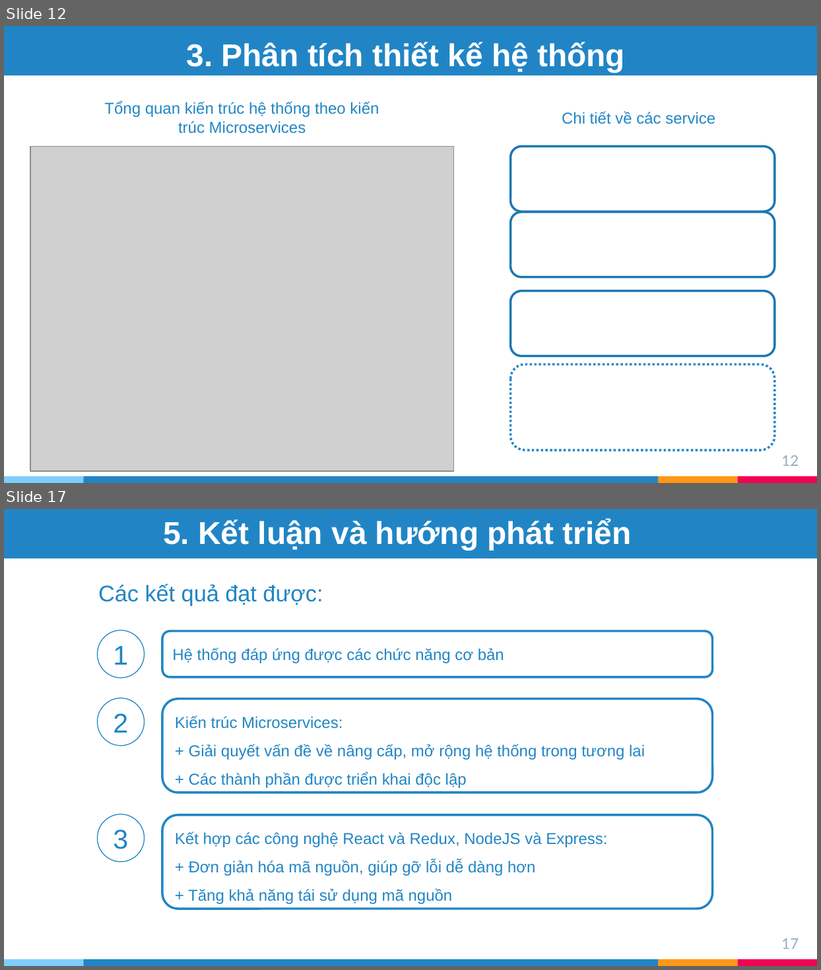
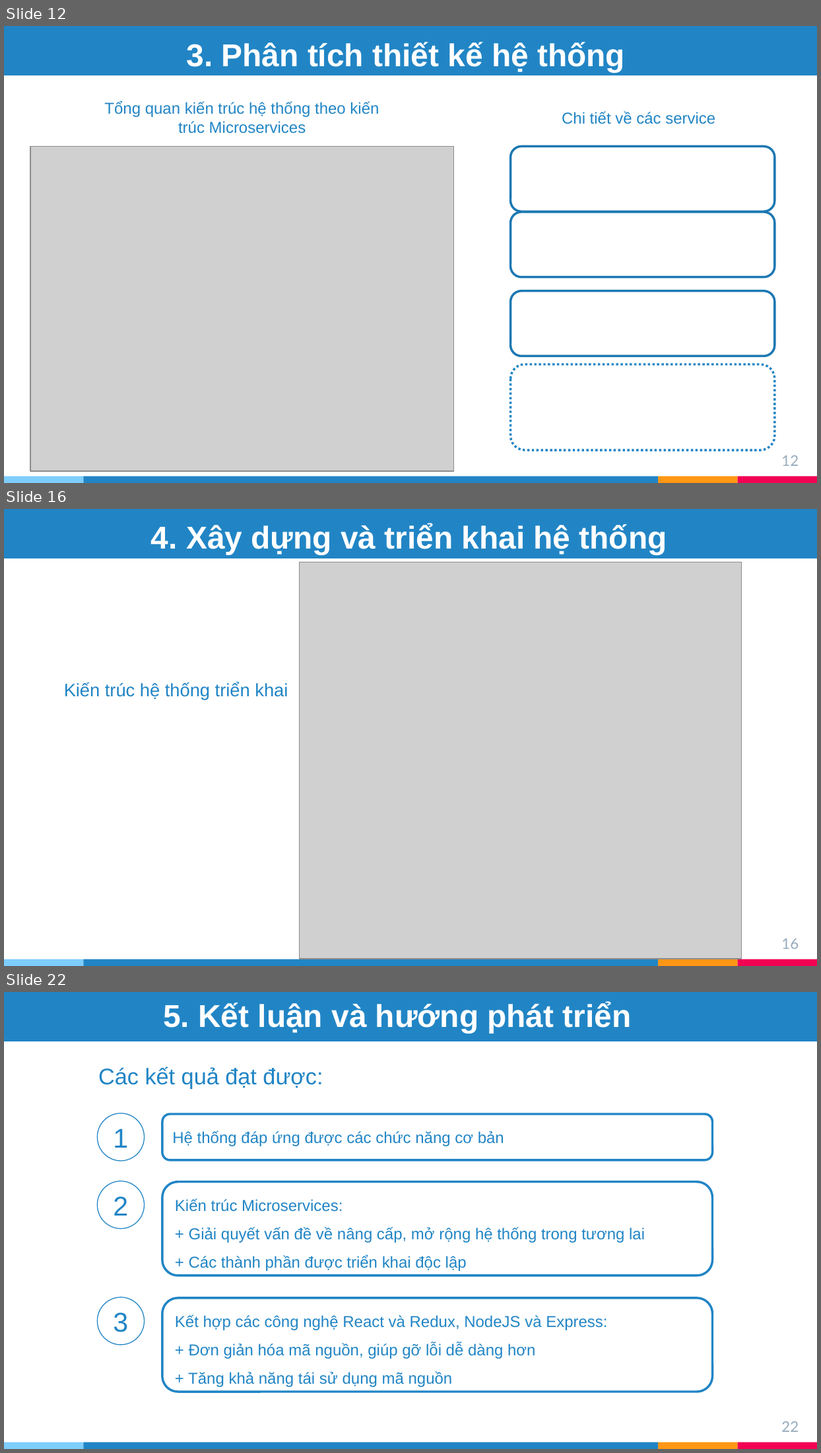
Before and after one commit to tranphuongthao2405/finalproject, a slide deck: report/slide ĐATN - Trần Phương Thảo - 20173383.pptx. Shown one above the other, each under a label of ours: slides 12 and 17 before the commit, slides 12, 16 and 22 after it; the slides between them are not shown. The pictures are 821x970 and 821x1453 pixels, drawn with LibreOffice and Linux fonts; fonts in the diff are those of the drawing; grey boxes stand for pictures. Boxes give left, top, right and bottom in pixels: in the first picture for what was removed or moved away, otherwise in the second. Text is boxed around its words. In the diff, an @@ line names an element or a change of style, - is before the commit and + after.

```diff
--- a/report/slide ĐATN - Trần Phương Thảo - 20173383.pptx
+++ b/report/slide ĐATN - Trần Phương Thảo - 20173383.pptx
@@ slide 16 added at (4, 509, 817, 966), background #FFFFFF; not listed: 4 template elements that a slide beside it also shows @@
@@ rectangle added at (4, 509, 817, 558), fill #2185C5, outline #2185C5 2 pt @@
@@ title added at (151, 524, 667, 555), 28 pt, text #FFFFFF, bold @@
+4. Xây dựng và triển khai hệ thống
@@ picture added at (299, 562, 741, 958) @@
@@ text added at (64, 683, 288, 700), 16 pt, text #2185C5 @@
+Kiến trúc hệ thống triển khai
@@ page number added at (781, 939, 799, 949), 13 pt, text #97ABBC @@
+16
@@ what was slide 17 is now slide 22 @@
@@ page number at (781, 1422, 799, 1432): text changed @@
-17
+22
```
Also in this commit, not shown: 4 slides changed, 4 other slides added, 2 slides removed, 3 other files.
